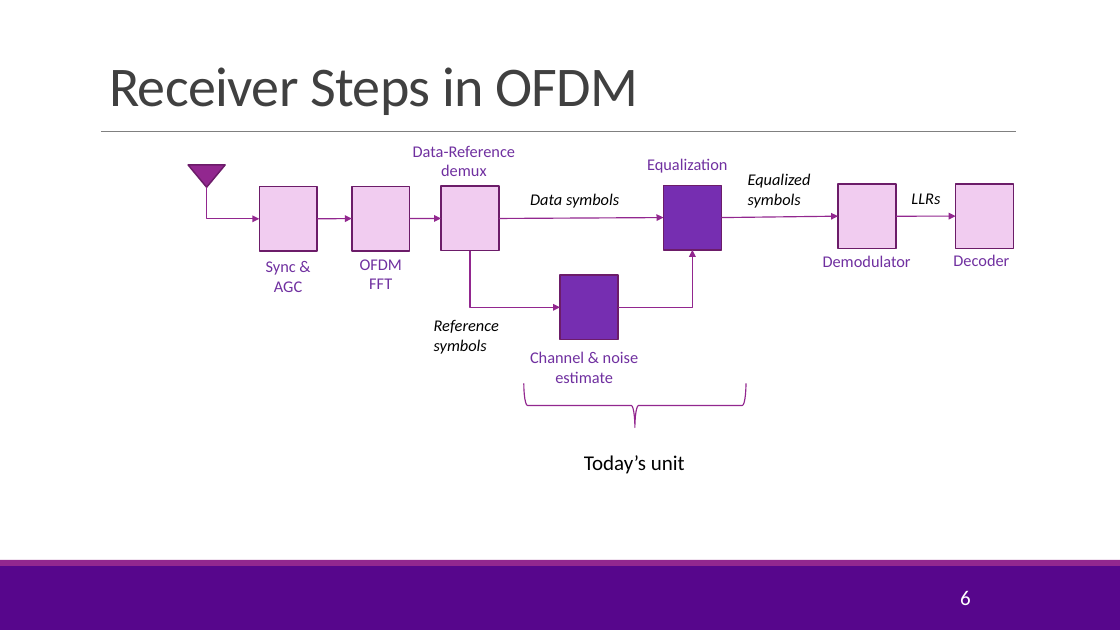
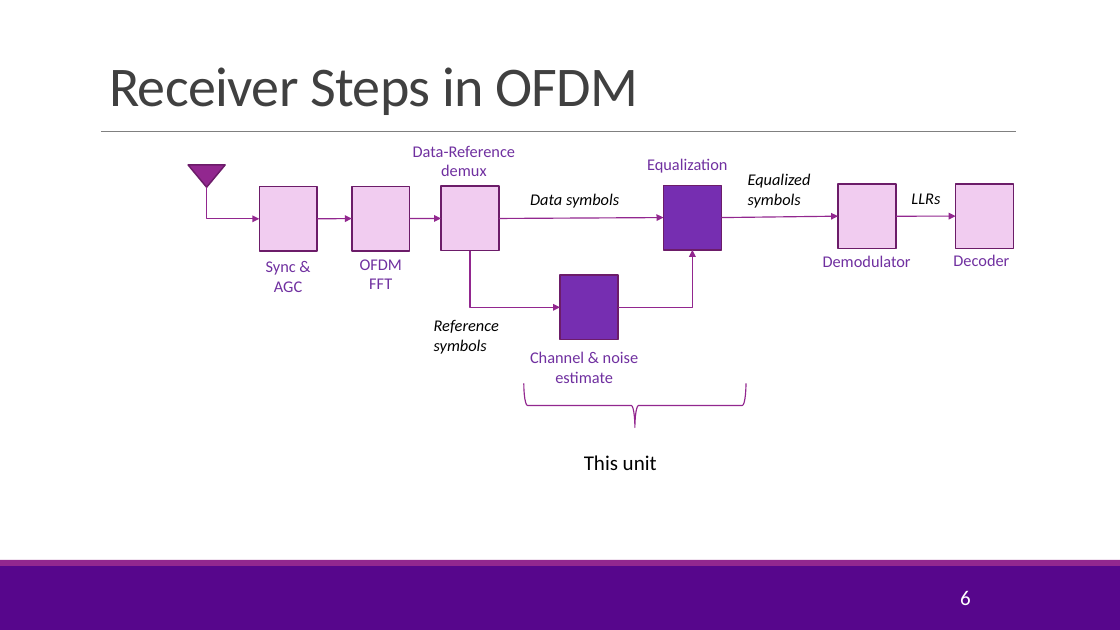
Before and after one commit to sdrangan/wirelesscomm, a slide deck: slide 6 of lectures/Unit07_ChanEst.pptx. Drawn at 1120x630 pixels with LibreOffice and Linux fonts; fonts in the diff are those of the drawing; background and template pictures are left out. Boxes give left, top, right and bottom in pixels: in the first picture for what was removed or moved away, otherwise in the second. Text is boxed around its words. In the diff, an @@ line names an element or a change of style, - is before the commit and + after.

Commit message:
Added problems to the channel estimation unit.

```diff
--- a/lectures/Unit07_ChanEst.pptx
+++ b/lectures/Unit07_ChanEst.pptx
@@ text at [584,455,657,470]: text changed @@
-Today’s unit
+This unit
```
Also in this commit, not shown: 1 other slide changed, 4 other files.
